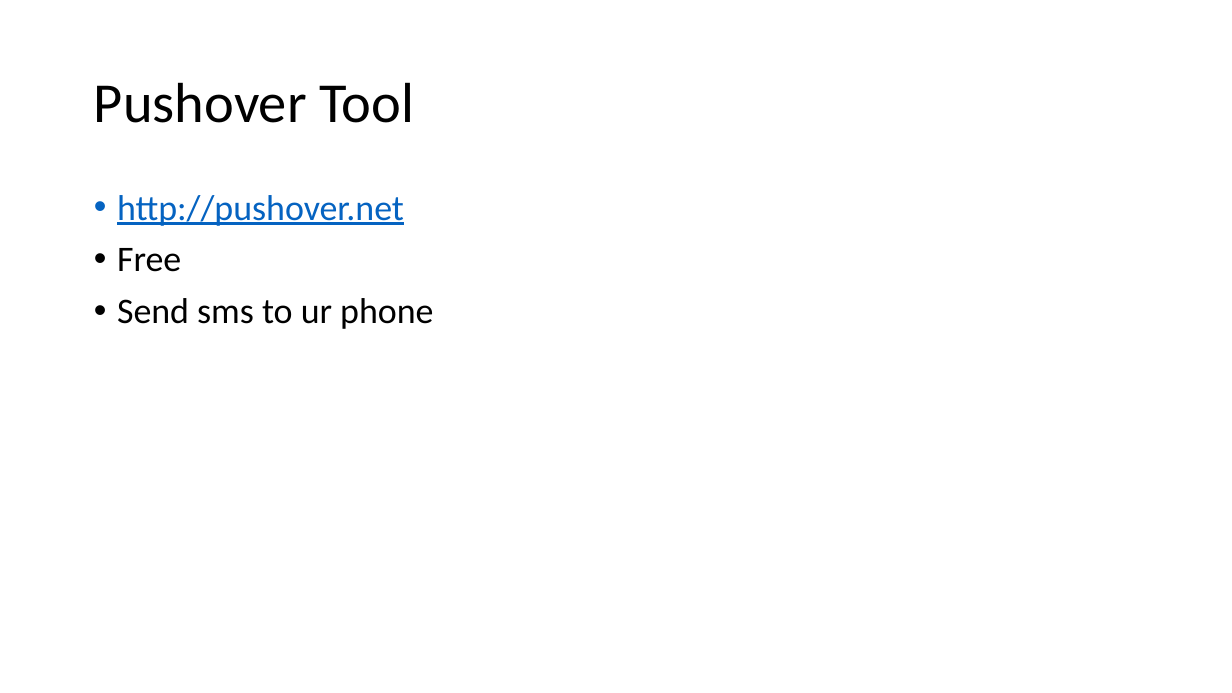
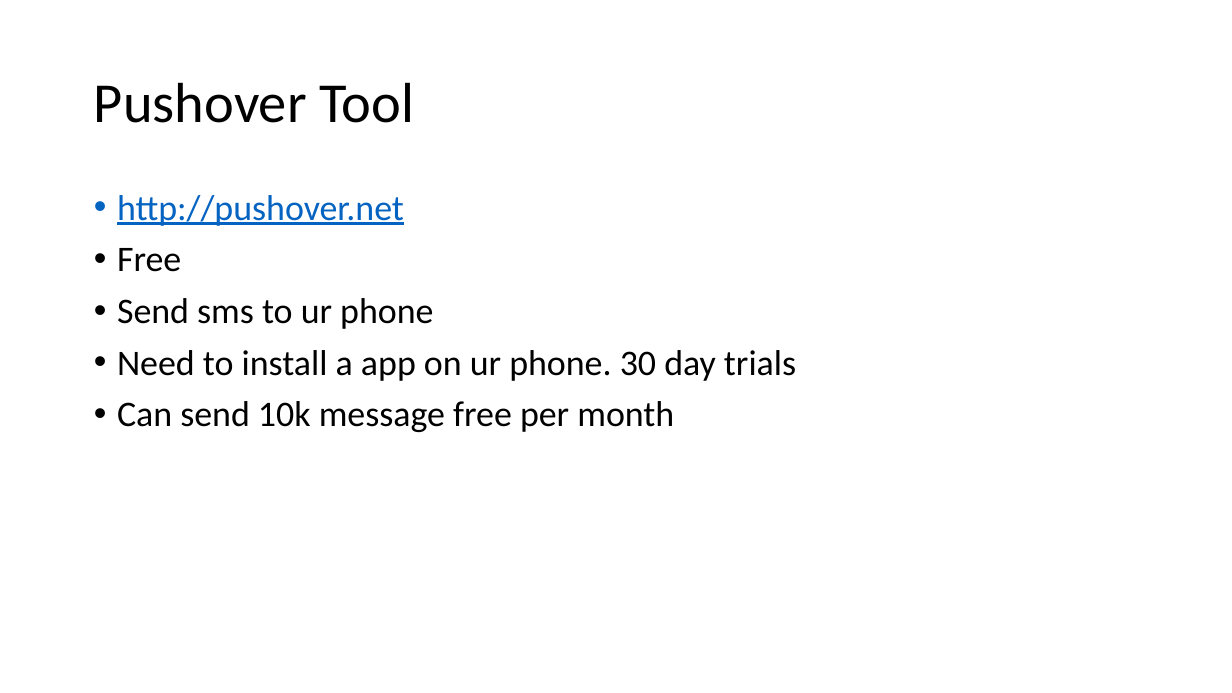
Before and after one commit to kindaichinisan/agents, a slide deck: slide 36 of wj_folder/AI Engineer Agentic Track.pptx (slide 16 before the commit). Drawn at 1232x693 pixels with LibreOffice and Linux fonts; fonts in the diff are those of the drawing. Boxes give left, top, right and bottom in pixels: in the first picture for what was removed or moved away, otherwise in the second. Text is boxed around its words. In the diff, an @@ line names an element or a change of style, - is before the commit and + after.

```diff
--- a/wj_folder/AI Engineer Agentic Track.pptx
+++ b/wj_folder/AI Engineer Agentic Track.pptx
@@ text at (x1=117, y1=350, x2=796, y2=432): paragraphs added @@
+• Need to install a app on ur phone. 30 day trials
+• Can send 10k message free per month
```
Also in this commit, not shown: 1 other slide changed, 19 slides added, 7 other files.
